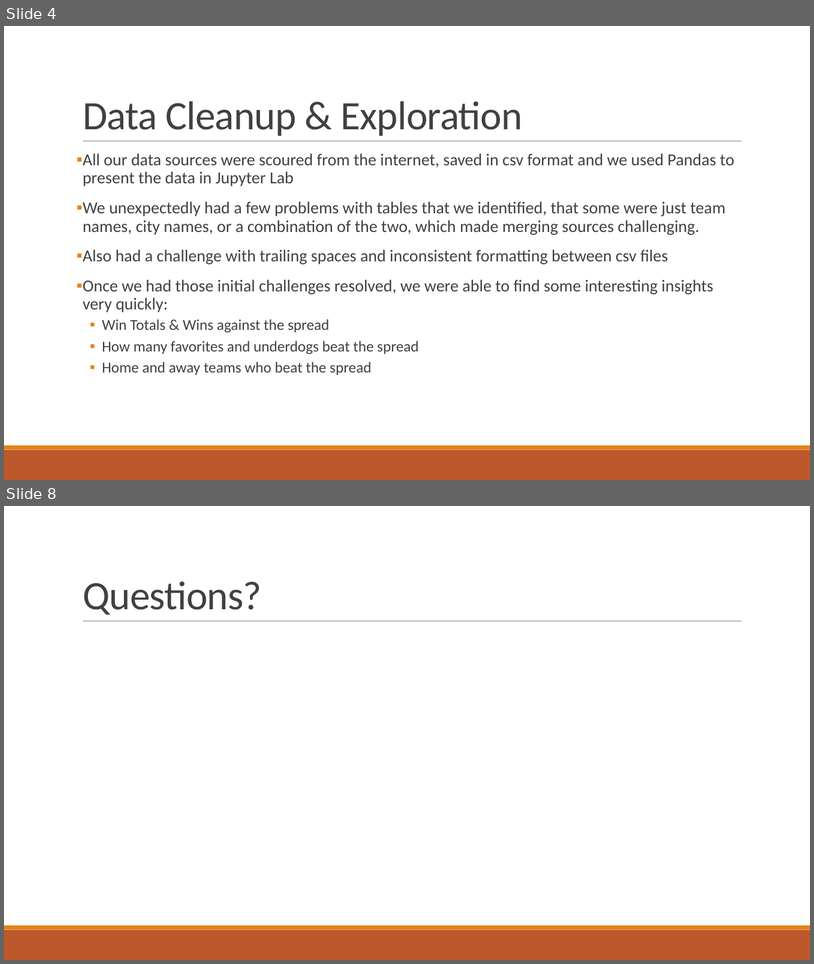
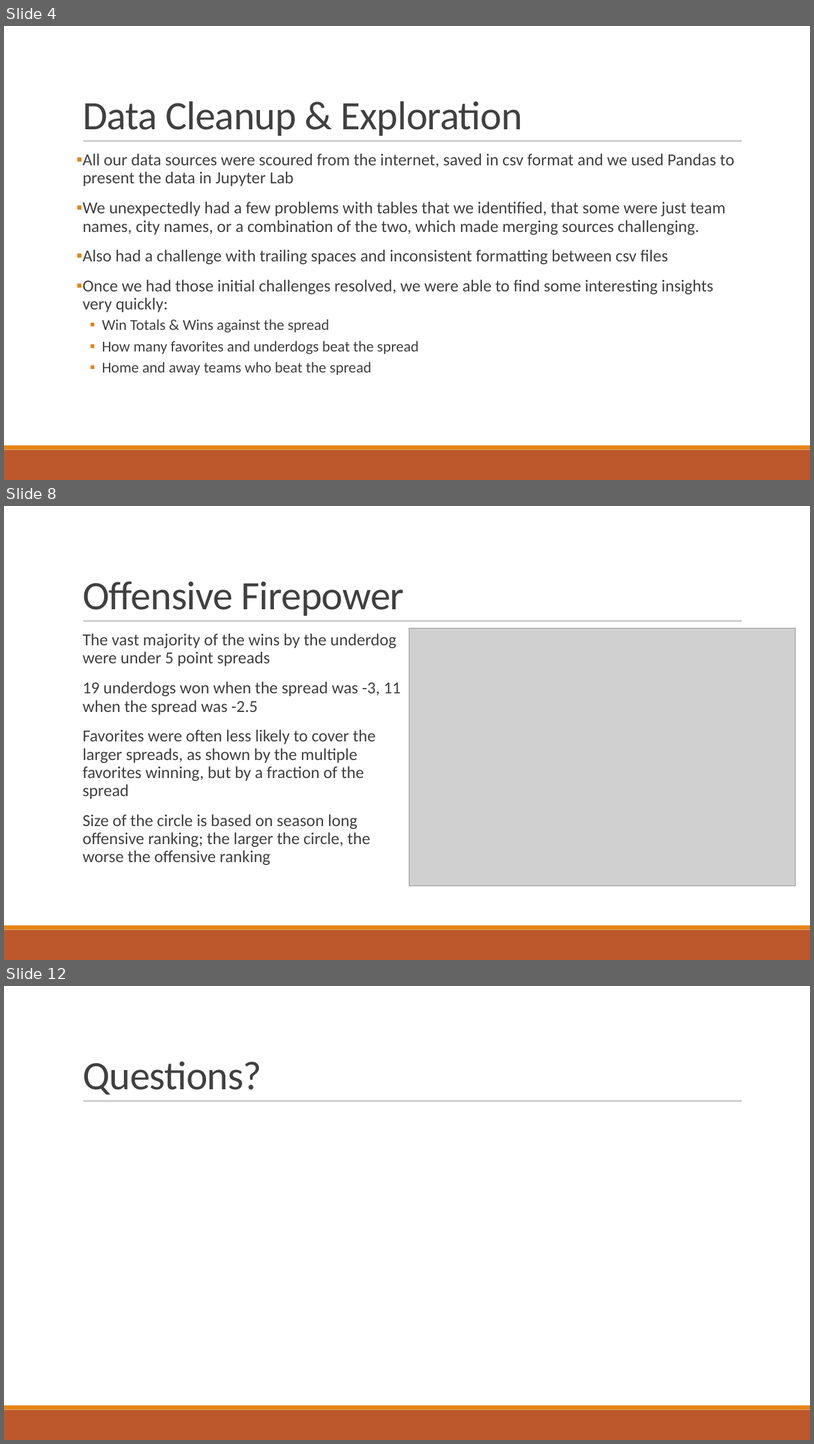
Before and after one commit to allamass95/nfl_spreads, a slide deck: NFL Spreads.pptx. Shown one above the other, each under a label of ours: slides 4 and 8 before the commit, slides 4, 8 and 12 after it; the slides between them are not shown. The pictures are 814x964 and 814x1444 pixels, drawn with LibreOffice and Linux fonts; fonts in the diff are those of the drawing; grey boxes stand for pictures. Boxes give left, top, right and bottom in pixels: in the first picture for what was removed or moved away, otherwise in the second. Text is boxed around its words. In the diff, an @@ line names an element or a change of style, - is before the commit and + after.

```diff
--- a/NFL Spreads.pptx
+++ b/NFL Spreads.pptx
@@ slide 8 added at bbox=[4, 506, 810, 960], background #FFFFFF; not listed: 3 template elements that a slide beside it also shows @@
@@ title added at bbox=[83, 581, 404, 616], 48 pt, text #404040 @@
+Offensive Firepower
@@ picture added at bbox=[410, 628, 796, 886] @@
@@ text added at bbox=[83, 633, 401, 865], 20 pt, text #404040 @@
+  The vast majority of the wins by the underdog were under 5 point spreads
+  19 underdogs won when the spread was -3, 11 when the spread was -2.5
+  Favorites were often less likely to cover the larger spreads, as shown by the multiple favorites winning, but by a fraction of the spread
+  Size of the circle is based on season long offensive ranking; the larger the circle, the worse the offensive ranking
@@ what was slide 8 is now slide 12 @@
```
Also in this commit, not shown: 2 slides changed, 4 other slides added, 1 slide removed, 8 other files.
